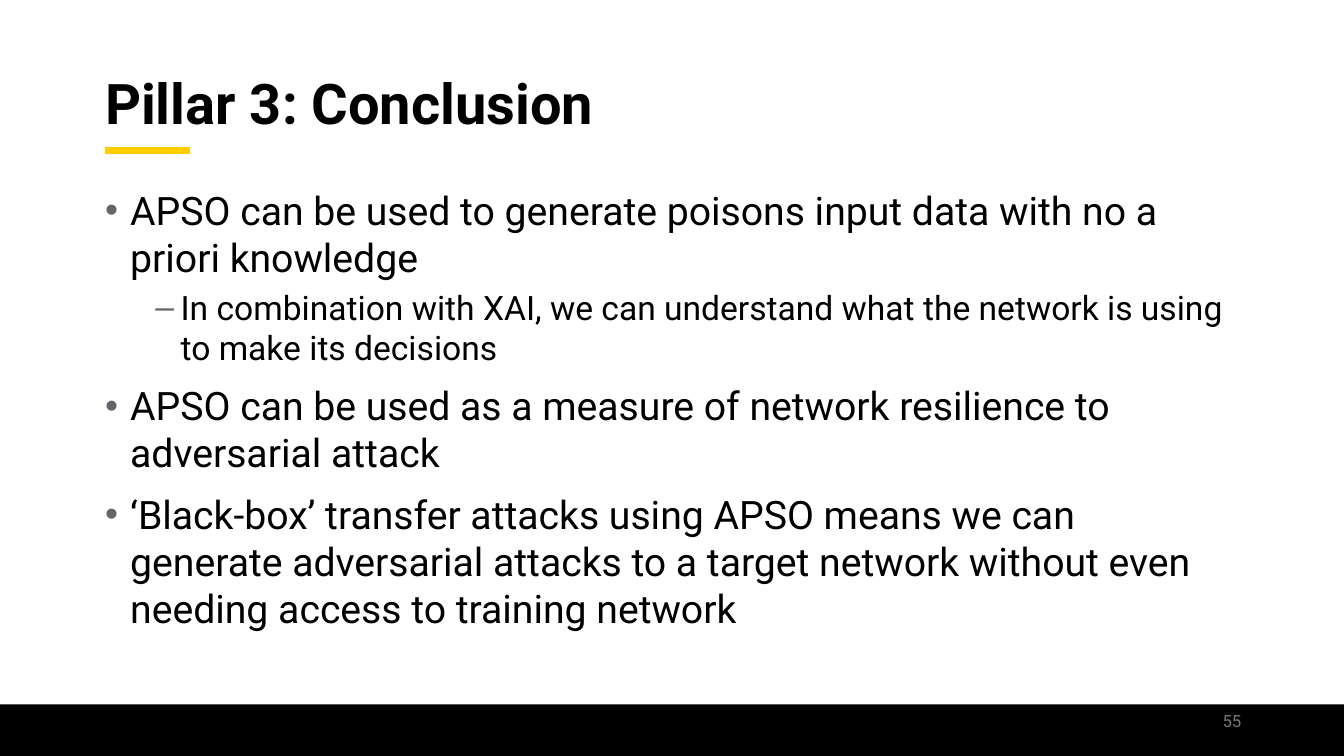
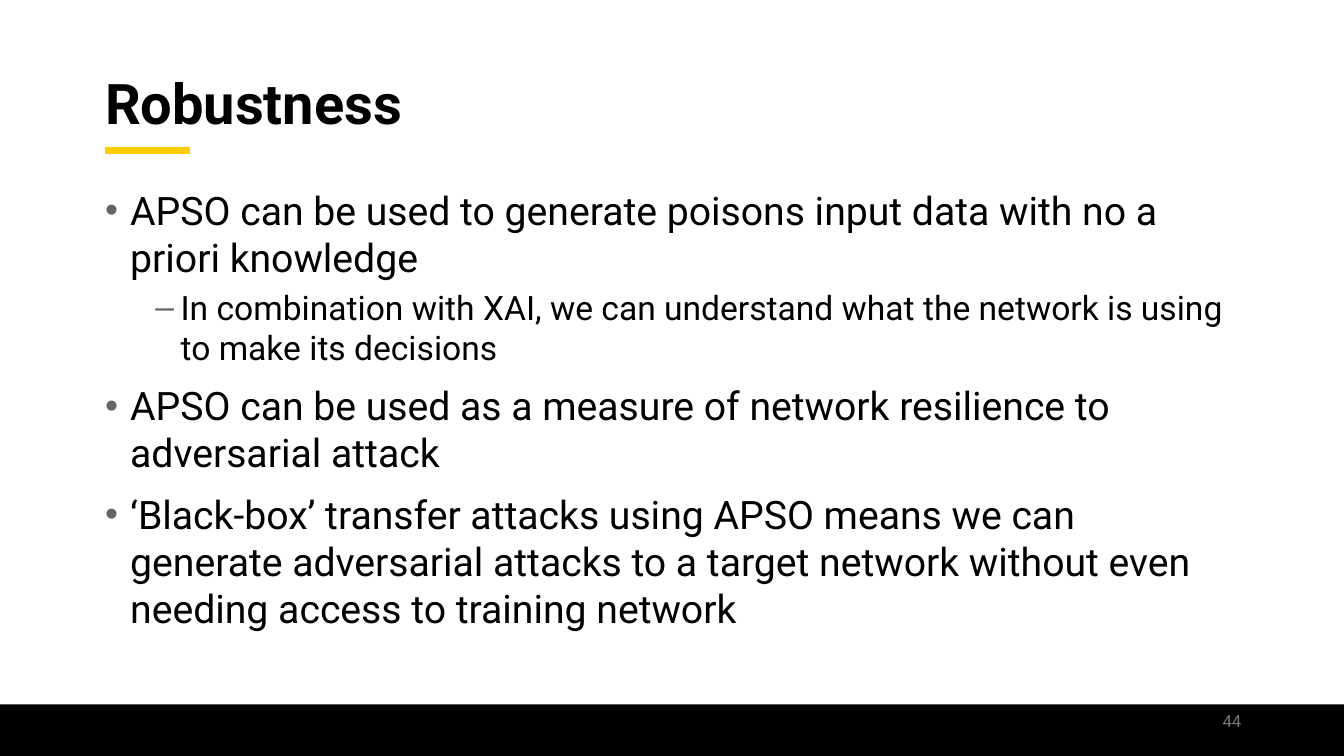
Before and after one commit to jamilgafur/Presentation, a slide deck: slide 44 of Presentation.pptx (slide 55 before the commit). Drawn at 1344x756 pixels with LibreOffice and Linux fonts; fonts in the diff are those of the drawing; background and template pictures are left out. Boxes give left, top, right and bottom in pixels: in the first picture for what was removed or moved away, otherwise in the second. Text is boxed around its words. In the diff, an @@ line names an element or a change of style, - is before the commit and + after.

```diff
--- a/Presentation.pptx
+++ b/Presentation.pptx
@@ title at box(105, 82, 402, 125): text changed @@
-Pillar 3: Conclusion
+Robustness
@@ page number at box(1223, 715, 1242, 727): text changed @@
-55
+44
```
Also in this commit, not shown: 9 other slides changed, 7 slides added, 9 slides removed.
